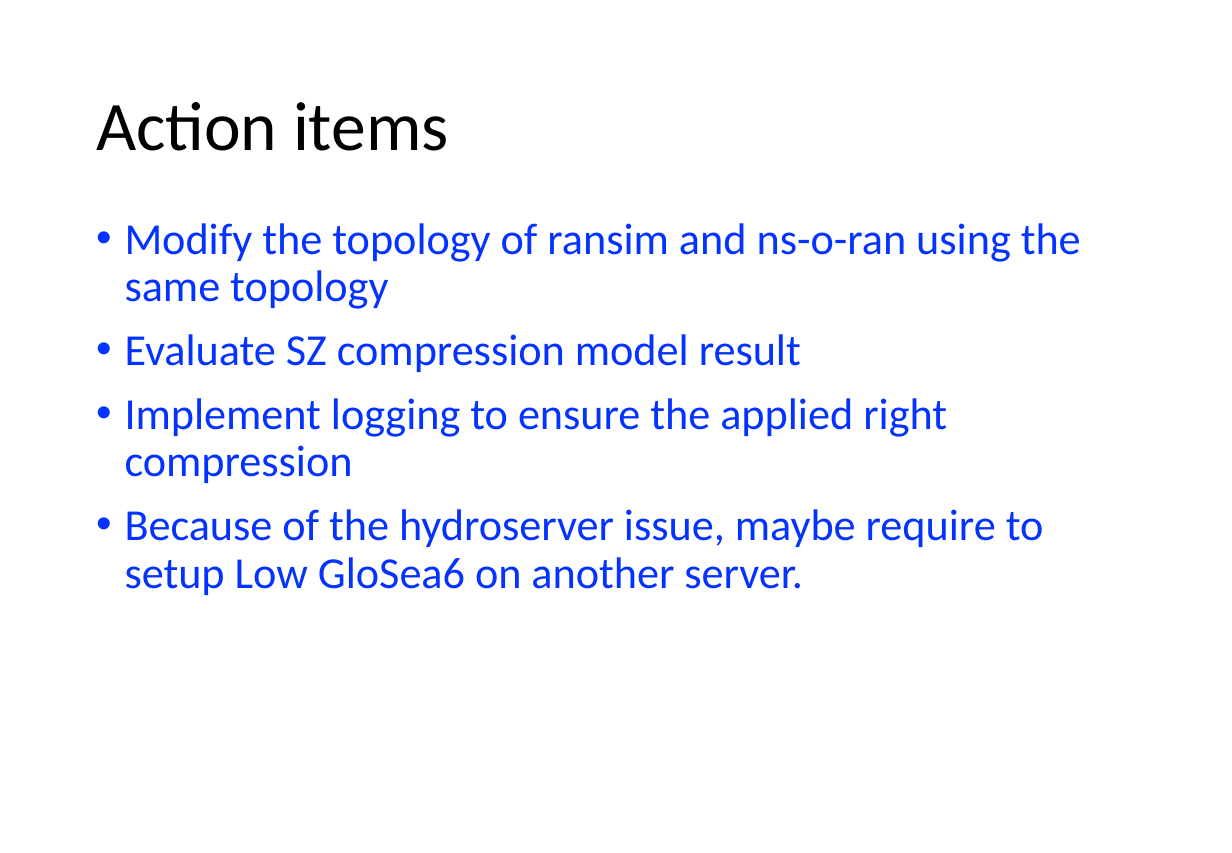
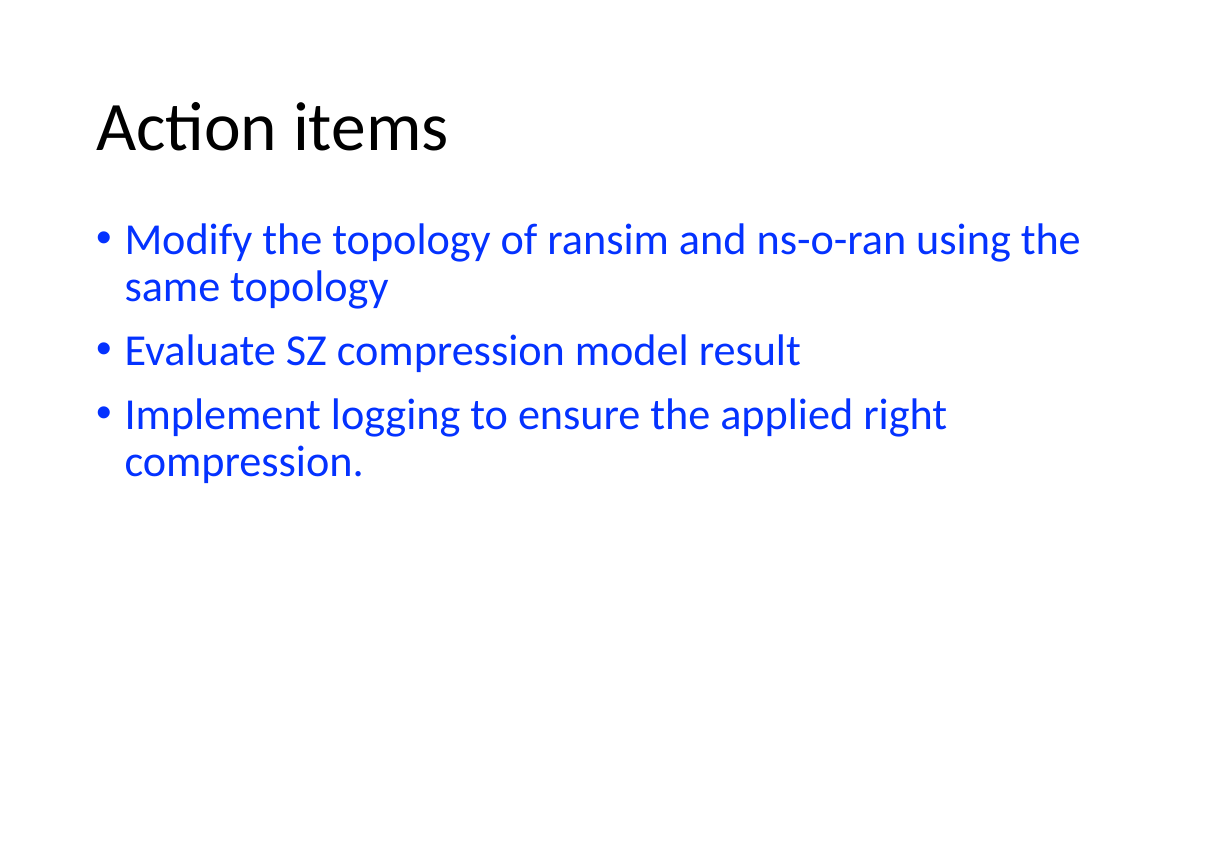
Before and after one commit to dhanifudin/presentation, a slide deck: slide 26 of oran/O-RAN 20230403-20230407.pptx. Drawn at 1232x853 pixels with LibreOffice and Linux fonts; fonts in the diff are those of the drawing. Boxes give left, top, right and bottom in pixels: in the first picture for what was removed or moved away, otherwise in the second. Text is boxed around its words. In the diff, an @@ line names an element or a change of style, - is before the commit and + after.

Commit message:
update weekly

```diff
--- a/oran/O-RAN 20230403-20230407.pptx
+++ b/oran/O-RAN 20230403-20230407.pptx
@@ text at (x1=125, y1=398, x2=947, y2=483): text changed @@
-• Implement logging to ensure the applied right compression
-• Because of the hydroserver issue, maybe require to setup Low GloSea6 on another server.
+• Implement logging to ensure the applied right compression.
```
